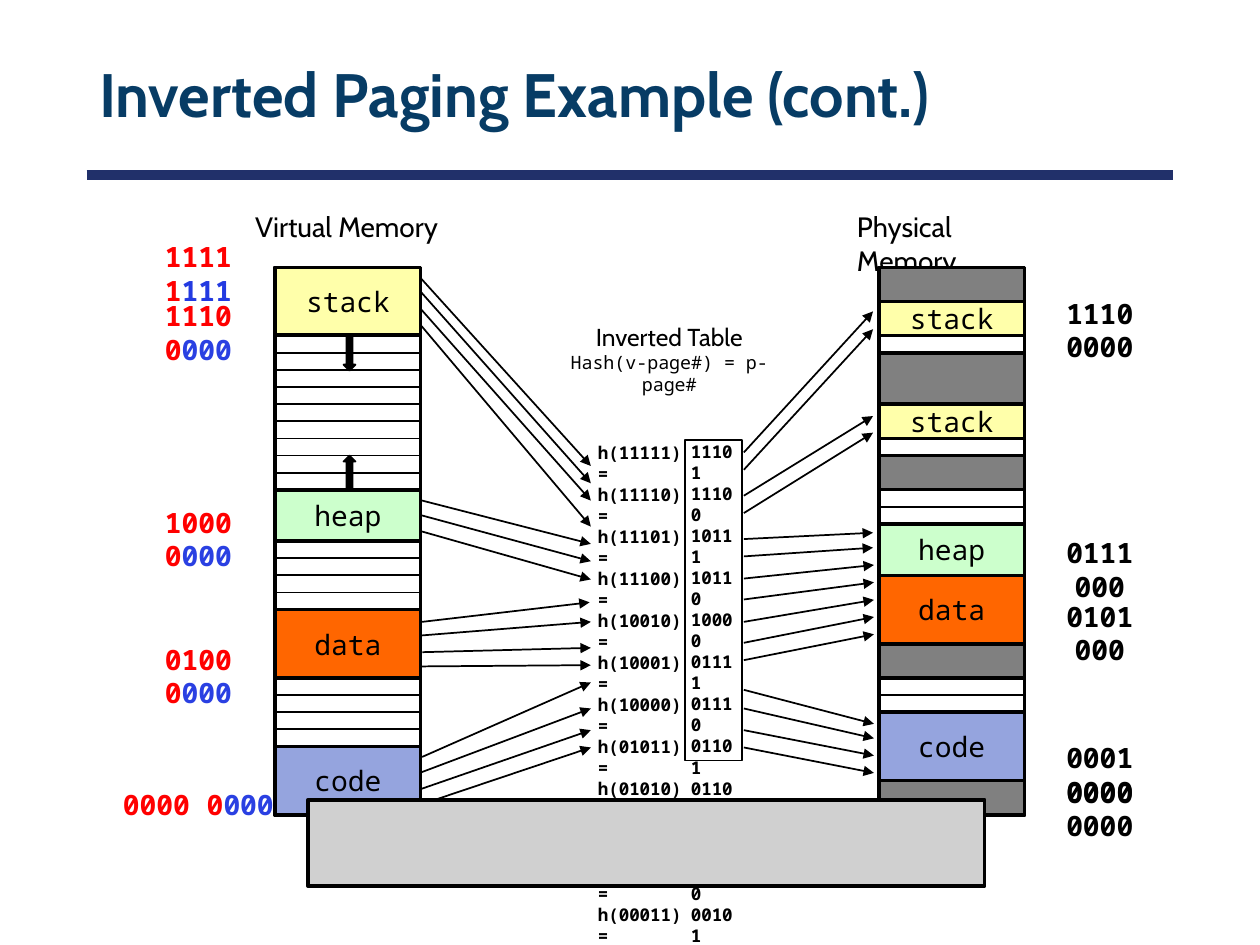
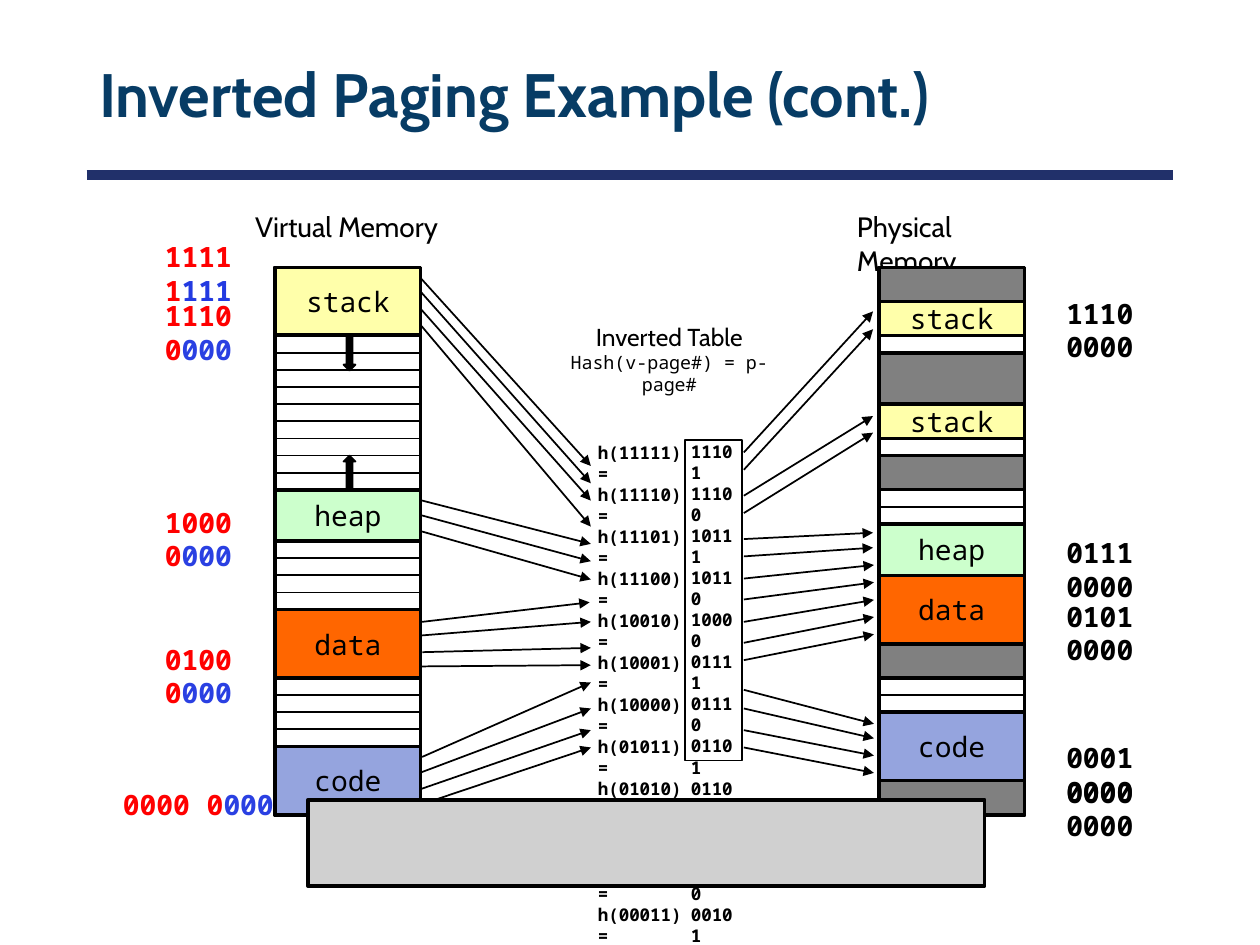
Before and after one commit to smajidzahedi/ECE350, a slide deck: slide 48 of Lectures/07-address.pptx. Drawn at 1260x945 pixels with LibreOffice and Linux fonts; fonts in the diff are those of the drawing; grey boxes stand for pictures. Boxes give left, top, right and bottom in pixels: in the first picture for what was removed or moved away, otherwise in the second. Text is boxed around its words. In the diff, an @@ line names an element or a change of style, - is before the commit and + after.

```diff
--- a/Lectures/07-address.pptx
+++ b/Lectures/07-address.pptx
@@ text at <box>1066,542,1133,598</box>: text changed @@
-0111 000
+0111 0000
@@ text at <box>1066,606,1133,661</box>: text changed @@
-0101 000
+0101 0000
```
Also in this commit, not shown: 1 other slide changed, 1 other file.
